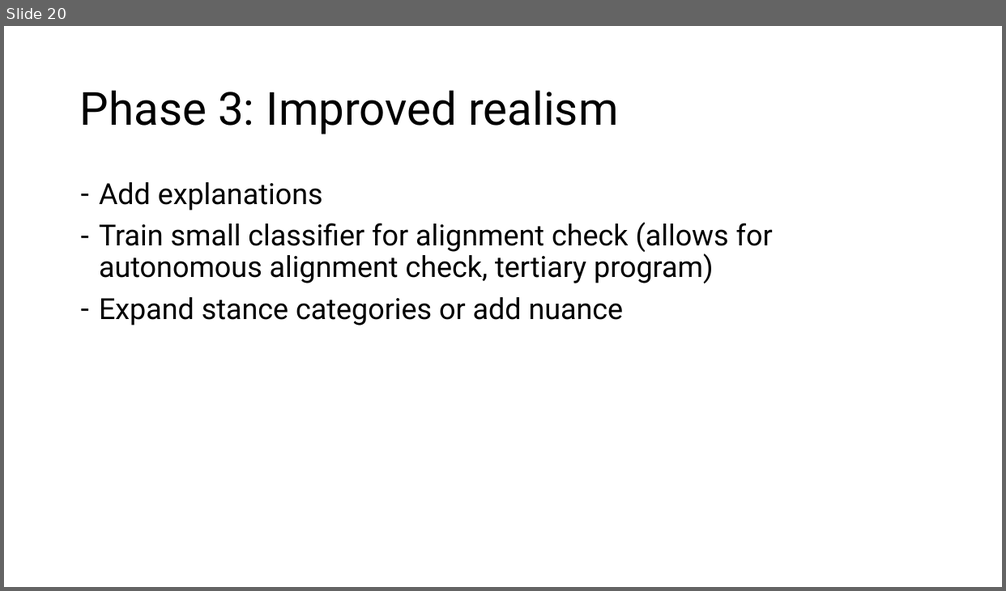
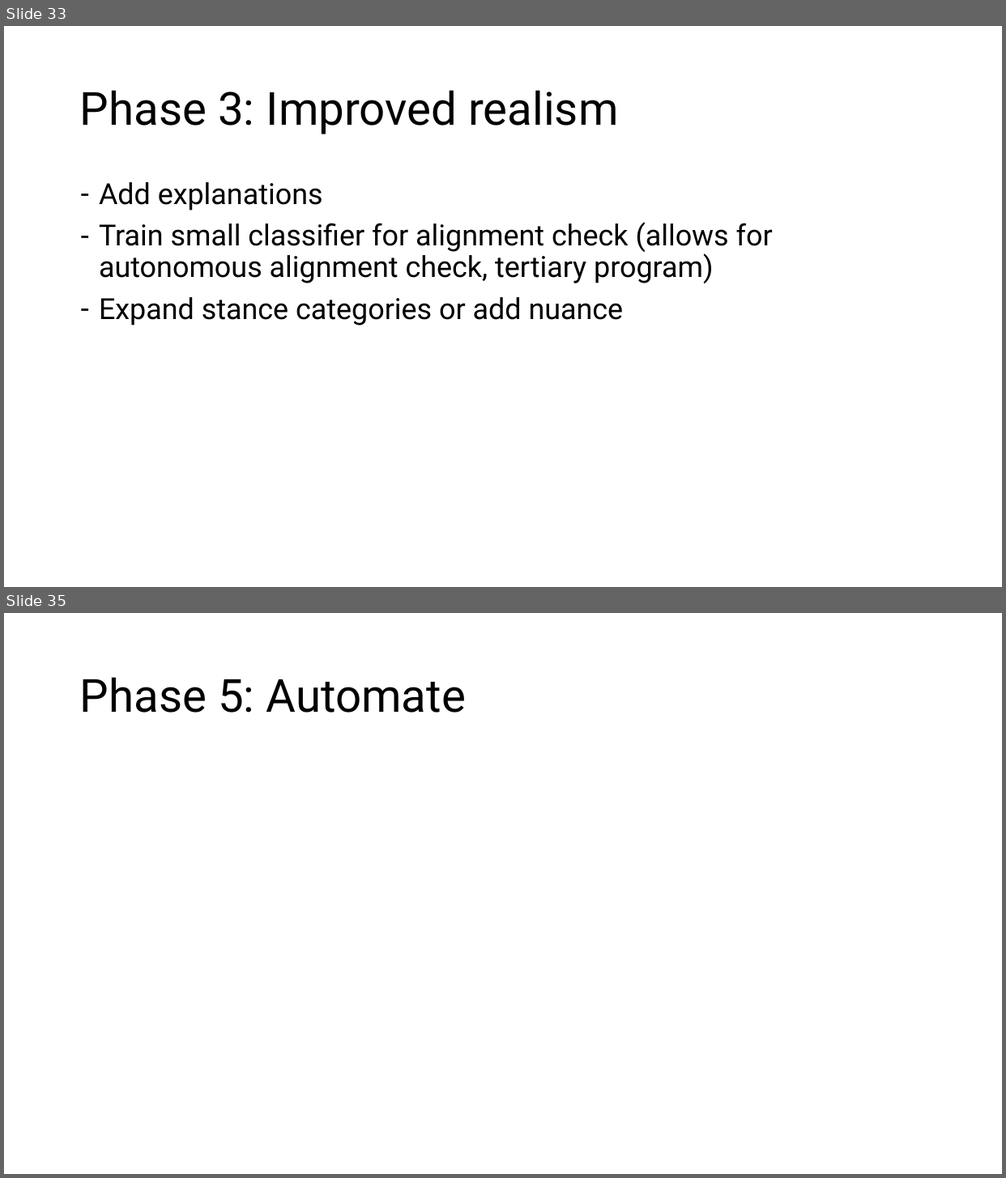
Before and after one commit to saynomayo/AI-Alignment, a slide deck: UN Aligned AI Model.pptx. Shown one above the other, each under a label of ours: slide 20 before the commit, slides 33 and 35 after it; the slides between them are not shown. The pictures are 1006x591 and 1006x1178 pixels, drawn with LibreOffice and Linux fonts; fonts in the diff are those of the drawing. Boxes give left, top, right and bottom in pixels: in the first picture for what was removed or moved away, otherwise in the second. Text is boxed around its words. In the diff, an @@ line names an element or a change of style, - is before the commit and + after.

```diff
--- a/UN Aligned AI Model.pptx
+++ b/UN Aligned AI Model.pptx
@@ slide 35 added at [4,613,1002,1174], background #FFFFFF @@
@@ title added at [80,677,466,713], 44 pt, text #000000 @@
+Phase 5: Automate
@@ what was slide 20 is now slide 33 @@
```
Also in this commit, not shown: 3 slides changed, 14 other slides added, 1 slide removed, 3 other files.
